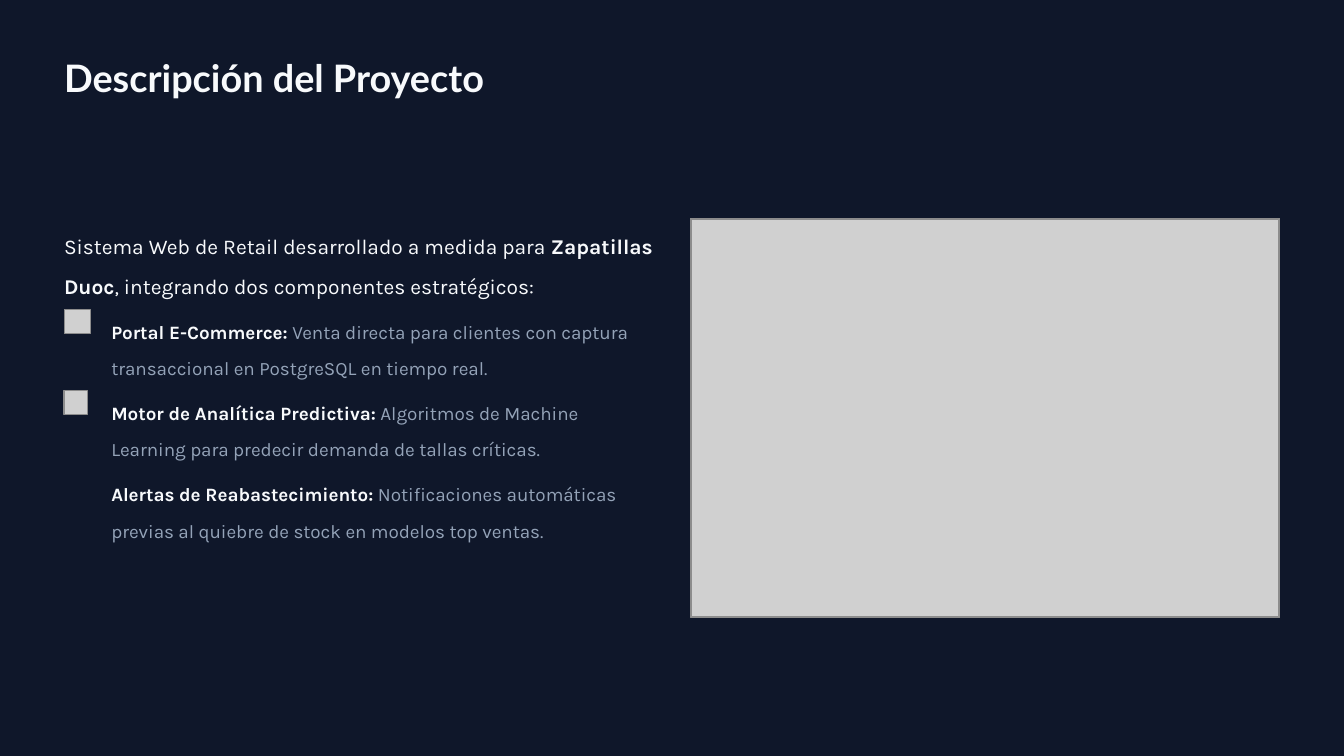
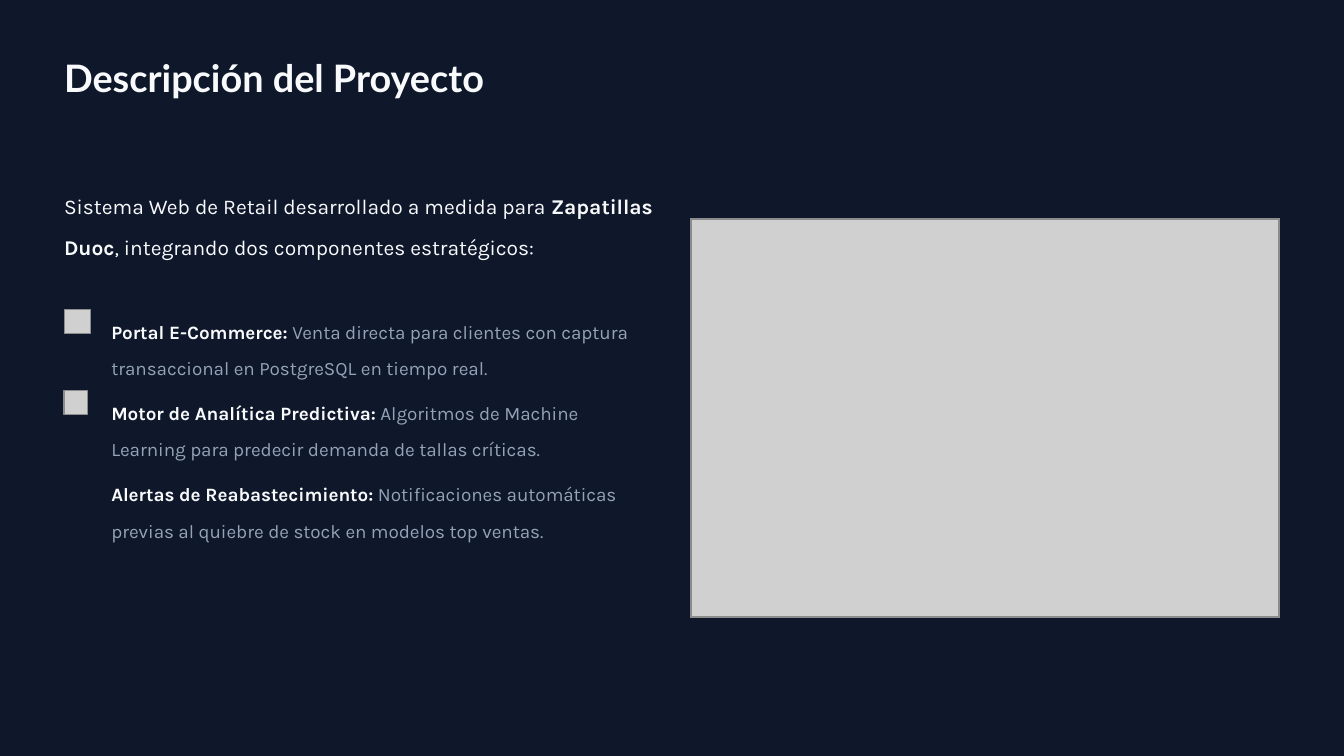
Before and after one commit to Adonias99/Capstone-Grupo-3, a slide deck: slide 3 of Grupo 3/Fase 1/Evidencias Grupales/Presentación Capstone Zapatillas Duoc.pptx. Drawn at 1344x756 pixels with LibreOffice and Linux fonts; fonts in the diff are those of the drawing; grey boxes stand for pictures; background and template pictures are left out. Boxes give left, top, right and bottom in pixels: in the first picture for what was removed or moved away, otherwise in the second. Text is boxed around its words. In the diff, an @@ line names an element or a change of style, - is before the commit and + after.

```diff
--- a/Grupo 3/Fase 1/Evidencias Grupales/Presentación Capstone Zapatillas Duoc.pptx
+++ b/Grupo 3/Fase 1/Evidencias Grupales/Presentación Capstone Zapatillas Duoc.pptx
@@ text "Sistema Web de Retail desarrollado ...": place and size @@
-text "Sistema Web de Retail desarrollado ..." at <box>64,239,653,299</box>
+text "Sistema Web de Retail desarrollado ..." at <box>64,199,653,260</box>
```
Also in this commit, not shown: 1 other slide changed, 3 slides added, 1 slide removed, 18 other files.
